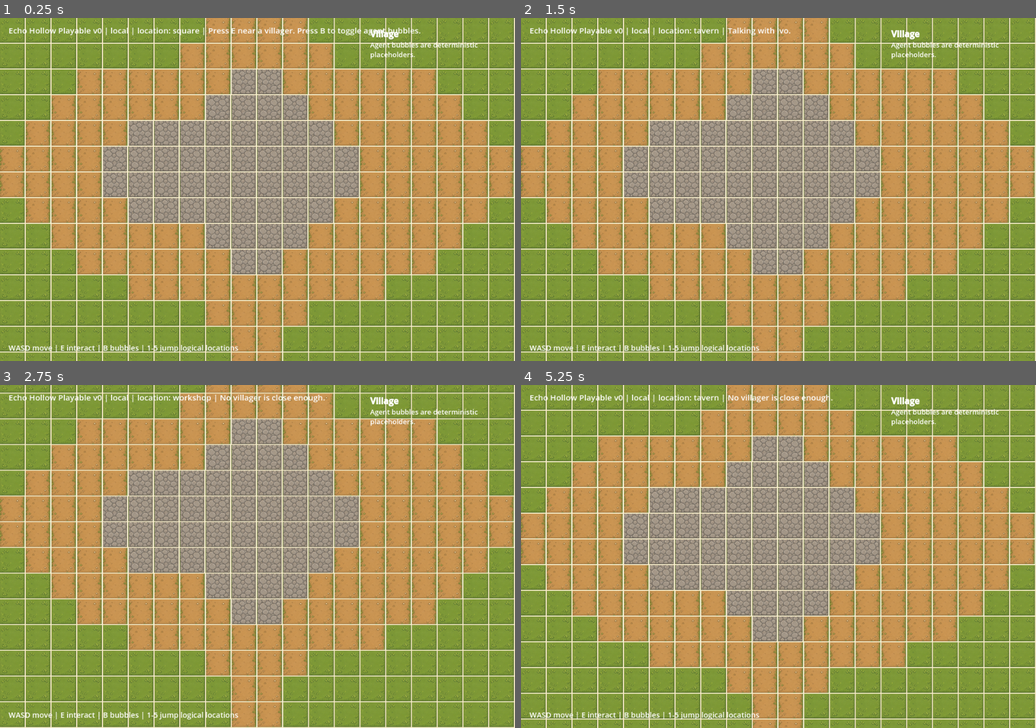
Above: before the commit, frames 1-4 (two rows, left to right).
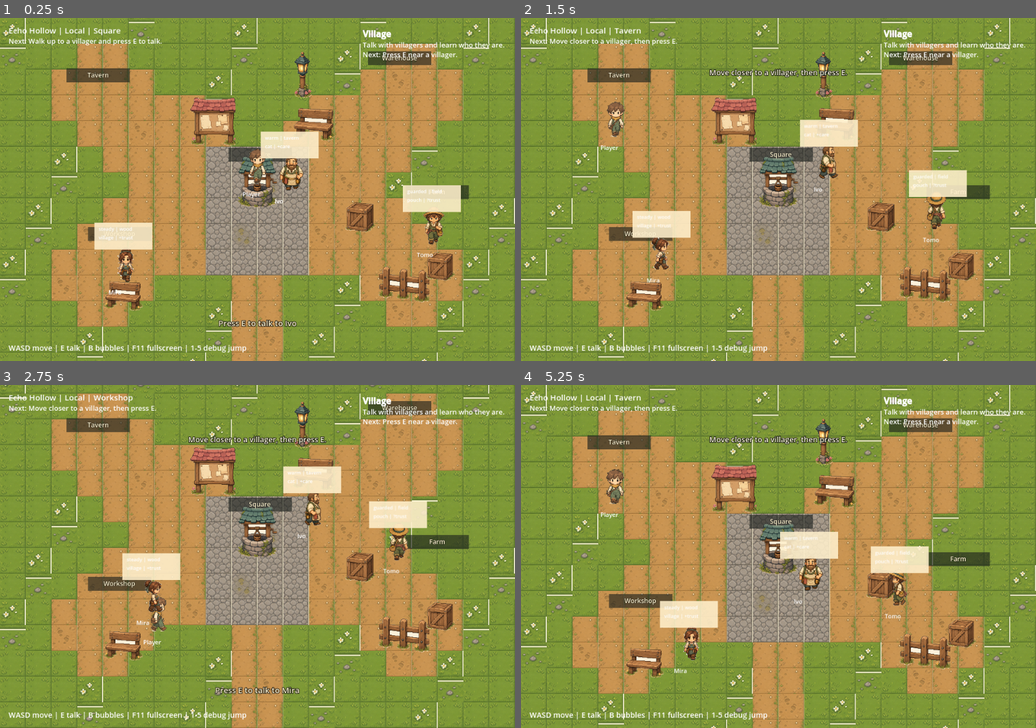
Above: after the commit, the same moments.

Repository: Wadu334/Echo-Hollow
Game: Godot game, scene res://scenes/main.tscn
The game is run twice, just before and just after one commit, with the same random seed, the same clock (stepped at 60 frames per second) and the same inputs.
Inputs:
- Up to frame 1 (0.25 s): no input
- Up to frame 2 (1.5 s): tap E at 0.5, 1.25 s; hold D 0.53-1.28 s; tap 1 at 0.6 s; tap 2 at 0.8, 1.35 s; hold S from 1.28 s (still down)
- Up to frame 3 (2.75 s): tap 3 at 1.55, 2.1 s; tap E at 2 s; release S at 2.03 s; hold D from 2.03 s (still down); tap 4 at 2.3 s
- Up to frame 4 (5.25 s): tap E at 2.75, 3.05, 3.5, 3.6, 4.25 s; release D at 2.78 s; hold W 2.78-3.53 s; tap 4 at 2.85 s; hold A 3.53-5.03 s; tap 1 at 3.8, 4.35 s; tap Escape at 4.15 s; tap 2 at 4.55, 5.1 s; hold S from 5.03 s (still down)

The runs differ from the first frame. In frame 1, 55% of the frame differs, in the area x 0-100%, y 0-100%; in frame 2, 54%; in frame 3, 53%; in frame 4, 56%.

Commit message:
Implement playable world v1 conversation baseline

Diff:
--- a/client/scripts/main.gd
+++ b/client/scripts/main.gd
@@ -5,6 +5,8 @@
 const VIEWPORT_SIZE := Vector2(960, 640)
 const WORLD_SIZE := Vector2(960, 672)
 const TILE_SIZE := 48
+const TILE_SOURCE_MARGIN := 2
+const TILE_SOURCE_SIZE := TILE_SIZE - TILE_SOURCE_MARGIN * 2
 const SPRITE_CELL_SIZE := 128
 const PLAYER_SPEED := 150.0
 const NPC_SPEED := 56.0
@@ -39,6 +41,14 @@
 	"ivo": "Ivo",
 }
 
+const LOCATION_NAMES := {
+	"square": "Square",
+	"tavern": "Tavern",
+	"farm": "Farm",
+	"workshop": "Workshop",
+	"warehouse": "Warehouse",
+}
+
 const LOCATION_CENTERS := {
 	"square": Vector2(480, 340),
 	"tavern": Vector2(176, 210),
@@ -53,6 +63,14 @@
 	"farm": Rect2(640, 330, 260, 250),
 	"workshop": Rect2(90, 420, 280, 210),
 	"warehouse": Rect2(650, 70, 250, 210),
+}
+
+const LOCATION_LABEL_OFFSETS := {
+	"square": Vector2(-54, -98),
+	"tavern": Vector2(-52, -116),
+	"farm": Vector2(-34, -118),
+	"workshop": Vector2(-66, -110),
+	"warehouse": Vector2(-74, -118),
 }
 
 const TILE_ATLAS := {
@@ -67,18 +85,18 @@
 }
 
 const MAP_ROWS := [
-	"ggggggggddddgggggggg",
-	"gggggggddddddggggggg",
-	"gggddddddssddddddggg",
+	"gggggggggggggggggggg",
+	"gggddggggggggggddggg",
+	"ggddddggggggggddddgg",
+	"ggddddddggggddddddgg",
+	"gggddddddggddddddggg",
+	"ggggddddssssddddgggg",
+	"gggggdddssssdddggggg",
+	"ggggddddssssddddgggg",
+	"gggdddddssssdddddggg",
 	"ggddddddssssddddddgg",
-	"gddddssssssssddddddg",
-	"ddddssssssssssdddddd",
-	"ddddssssssssssdddddd",
-	"gddddssssssssddddddg",
-	"ggddddddssssddddddgg",
-	"gggddddddssddddddggg",
-	"gggggddddddddddggggg",
-	"ggggggggddddgggggggg",
+	"ggddddgggddgggddddgg",
+	"gggddggggddggggddggg",
 	"gggggggggddggggggggg",
 	"gggggggggddggggggggg",
 ]
@@ -86,9 +104,9 @@
 const NPC_ROUTINES := {
 	"mira": [
 		Vector2(230, 500),
-		Vector2(315, 450),
-		Vector2(420, 395),
-		Vector2(350, 505),
+		Vector2(285, 462),
+		Vector2(315, 525),
+		Vector2(165, 520),
 	],
 	"tomo": [
 		Vector2(805, 430),
@@ -97,10 +115,10 @@
 		Vector2(790, 505),
 	],
 	"ivo": [
-		Vector2(176, 210),
-		Vector2(255, 285),
-		Vector2(405, 320),
-		Vector2(210, 345),
+		Vector2(540, 330),
+		Vector2(585, 300),
+		Vector2(535, 395),
+		Vector2(455, 310),
 	],
 }
 
@@ -108,7 +126,7 @@
 	"mira": {
 		"mood": "steady",
 		"memory": "wood",
-		"rumor": "seed",
+		"rumor": "village",
 		"relationship": "+trust",
 	},
 	"tomo": {
@@ -136,20 +154,30 @@
 var bubbles_visible := true
 var enable_server_connection := true
 var local_player_location := "square"
-var last_interaction_text := "Press E near a villager. Press B to toggle agent bubbles."
+var last_interaction_text := "Walk up to a villager and press E to talk."
+var active_dialogue_npc_id := ""
+var toast_timer := 0.0
 
 var player_body: CharacterBody2D
 var tile_texture: Texture2D
 var prop_texture: Texture2D
 
 @onready var world_root := Node2D.new()
+@onready var tile_root := Node2D.new()
 @onready var prop_root := Node2D.new()
 @onready var actor_root := Node2D.new()
 @onready var location_root := Node2D.new()
 @onready var ui_layer := CanvasLayer.new()
 @onready var status_label := Label.new()
+@onready var objective_label := Label.new()
 @onready var hint_label := Label.new()
 @onready var event_label := RichTextLabel.new()
+@onready var approach_label := Label.new()
+@onready var toast_label := Label.new()
+@onready var dialogue_panel := PanelContainer.new()
+@onready var dialogue_title_label := Label.new()
+@onready var dialogue_line_label := Label.new()
+@onready var dialogue_choices_box := VBoxContainer.new()
 
 
 func _ready() -> void:
@@ -162,7 +190,8 @@
 	if enable_server_connection:
 		_attempt_server_connection()
 	else:
-		status_label.text = "Playable local mode. WebSocket disabled for verification."
+		status_label.text = "Echo Hollow | Offline Demo | Square"
+		objective_label.text = "Server sync is disabled for verification."
 
 
 func _physics_process(delta: float) -> void:
@@ -171,11 +200,23 @@
 	_update_npc_routines(delta)
 	_update_player_location()
 	_update_status_label()
+	_update_approach_prompt()
+	_update_toast(delta)
 
 
 func _unhandled_input(event: InputEvent) -> void:
 	if event is InputEventKey and event.pressed and not event.echo:
+		if dialogue_panel.visible:
+			match event.keycode:
+				KEY_ESCAPE:
+					_close_dialogue()
+				KEY_1, KEY_2, KEY_3, KEY_4:
+					_choose_dialogue_by_number(event.keycode - KEY_1)
+			return
+
 		match event.keycode:
+			KEY_F11:
+				_toggle_fullscreen()
 			KEY_B:
 				bubbles_visible = not bubbles_visible
 				_update_bubble_visibility()
@@ -210,9 +251,11 @@
 func _attempt_server_connection() -> void:
 	var err := socket.connect_to_url(SERVER_URL)
 	if err != OK:
-		status_label.text = "Playable local mode. WebSocket connect failed: %s" % err
+		status_label.text = "Echo Hollow | Offline Demo | Square"
+		objective_label.text = "Server connection failed. Local movement is still available."
 	else:
-		status_label.text = "Playable local mode. Connecting to world server..."
+		status_label.text = "Echo Hollow | Connecting | Square"
+		objective_label.text = "Connecting to the village server..."
 
 
 func _poll_socket() -> void:
@@ -232,6 +275,7 @@
 
 func _build_world_scene() -> void:
 	add_child(world_root)
+	world_root.add_child(tile_root)
 	world_root.add_child(location_root)
 	world_root.add_child(prop_root)
 	world_root.add_child(actor_root)
@@ -246,17 +290,47 @@
 		var row: String = MAP_ROWS[y]
 		for x in row.length():
 			var key := row[x]
-			_add_tile(Vector2i(x, y), TILE_ATLAS.get(key, TILE_ATLAS["g"]))
+			var map_cell := Vector2i(x, y)
+			_add_tile(map_cell, _tile_atlas_for(key, map_cell))
+
+
+func _tile_atlas_for(key: String, map_cell: Vector2i) -> Vector2i:
+	var jitter: int = abs(map_cell.x * 17 + map_cell.y * 31) % 9
+	if key == "g" and jitter == 0:
+		return TILE_ATLAS["f"]
+	if key == "g" and jitter == 4:
+		return TILE_ATLAS["m"]
+	if key == "d" and jitter == 2:
+		return TILE_ATLAS["r"]
+	if key == "s" and jitter == 5:
+		return TILE_ATLAS["c"]
+	return TILE_ATLAS.get(key, TILE_ATLAS["g"])
 
 
 func _add_tile(map_cell: Vector2i, atlas_cell: Vector2i) -> void:
 	var tile := Sprite2D.new()
 	tile.texture = tile_texture
 	tile.region_enabled = true
-	tile.region_rect = Rect2(atlas_cell.x * TILE_SIZE, atlas_cell.y * TILE_SIZE, TILE_SIZE, TILE_SIZE)
+	var region_origin := Vector2(
+		atlas_cell.x * TILE_SIZE + TILE_SOURCE_MARGIN,
+		atlas_cell.y * TILE_SIZE + TILE_SOURCE_MARGIN
+	)
+	tile.region_rect = Rect2(region_origin, Vector2(TILE_SOURCE_SIZE, TILE_SOURCE_SIZE))
 	tile.position = Vector2(map_cell.x * TILE_SIZE + TILE_SIZE / 2, map_cell.y * TILE_SIZE + TILE_SIZE / 2)
+	tile.scale = Vector2(
+		float(TILE_SIZE) / float(TILE_SOURCE_SIZE),
+		float(TILE_SIZE) / float(TILE_SOURCE_SIZE)
+	)
 	tile.texture_filter = CanvasItem.TEXTURE_FILTER_NEAREST
-	world_root.add_child(tile)
+	tile_root.add_child(tile)
+
+
+func _toggle_fullscreen() -> void:
+	var mode := DisplayServer.window_get_mode()
+	if mode == DisplayServer.WINDOW_MODE_FULLSCREEN or mode == DisplayServer.WINDOW_MODE_EXCLUSIVE_FULLSCREEN:
+		DisplayServer.window_set_mode(DisplayServer.WINDOW_MODE_WINDOWED)
+	else:
+		DisplayServer.window_set_mode(DisplayServer.WINDOW_MODE_FULLSCREEN)
 
 
 func _build_location_markers() -> void:
@@ -267,6 +341,31 @@
 		location_root.add_child(marker)
 		location_nodes[location_id] = marker
 		location_positions[location_id] = LOCATION_CENTERS[location_id]
+		_add_location_sign(location_id, marker)
+
+
+func _add_location_sign(location_id: String, marker: Node2D) -> void:
+	var sign := Node2D.new()
+	sign.name = "%s_sign" % location_id
+	sign.position = LOCATION_LABEL_OFFSETS.get(location_id, Vector2(-54, -96))
+	marker.add_child(sign)
+
+	var bg := ColorRect.new()
+	bg.color = Color(0.10, 0.12, 0.11, 0.62)
+	bg.size = Vector2(118, 26)
+	bg.position = Vector2.ZERO
+	sign.add_child(bg)
+
+	var label := Label.new()
+	label.text = LOCATION_NAMES.get(location_id, location_id.capitalize())
+	label.size = bg.size
+	label.horizontal_alignment = HORIZONTAL_ALIGNMENT_CENTER
+	label.vertical_alignment = VERTICAL_ALIGNMENT_CENTER
+	label.add_theme_font_size_override("font_size", 12)
+	label.add_theme_color_override("font_color", Color(1.0, 0.96, 0.82, 1.0))
+	label.add_theme_color_override("font_outline_color", Color(0.0, 0.0, 0.0, 0.8))
+	label.add_theme_constant_override("outline_size", 2)
+	sign.add_child(label)
 
 
 func _build_props() -> void:
@@ -308,20 +407,77 @@
 
 	status_label.position = Vector2(16, 12)
 	status_label.add_theme_font_size_override("font_size", 15)
-	status_label.text = "Playable local mode."
+	status_label.text = "Echo Hollow | Local | Square"
 	ui_layer.add_child(status_label)
+
+	objective_label.position = Vector2(16, 34)
+	objective_label.add_theme_font_size_override("font_size", 13)
+	objective_label.text = "Next: Walk up to a villager and press E to talk."
+	ui_layer.add_child(objective_label)
 
 	hint_label.position = Vector2(16, 606)
 	hint_label.add_theme_font_size_override("font_size", 14)
-	hint_label.text = "WASD move | E interact | B bubbles | 1-5 jump logical locations"
+	hint_label.text = "WASD move | E talk | B bubbles | F11 fullscreen | 1-5 debug jump"
 	ui_layer.add_child(hint_label)
 
-	event_label.position = Vector2(690, 18)
-	event_label.size = Vector2(252, 180)
+	event_label.position = Vector2(676, 18)
+	event_label.size = Vector2(270, 190)
 	event_label.bbcode_enabled = true
 	event_label.add_theme_font_size_override("normal_font_size", 13)
-	event_label.text = "[b]Village[/b]\nAgent bubbles are deterministic placeholders."
+	event_label.text = "[b]Village[/b]\nTalk with villagers and learn who they are.\nNext: Press E near a villager."
 	ui_layer.add_child(event_label)
+
+	approach_label.position = Vector2(300, 558)
+	approach_label.size = Vector2(360, 28)
+	approach_label.horizontal_alignment = HORIZONTAL_ALIGNMENT_CENTER
+	approach_label.add_theme_font_size_override("font_size", 15)
+	approach_label.add_theme_color_override("font_color", Color(1.0, 0.96, 0.82, 1.0))
+	approach_label.add_theme_color_override("font_outline_color", Color(0.0, 0.0, 0.0, 0.9))
+	approach_label.add_theme_constant_override("outline_size", 4)
+	approach_label.visible = false
+	ui_layer.add_child(approach_label)
+
+	toast_label.position = Vector2(290, 92)
+	toast_label.size = Vector2(380, 42)
+	toast_label.horizontal_alignment = HORIZONTAL_ALIGNMENT_CENTER
+	toast_label.add_theme_font_size_override("font_size", 14)
+	toast_label.add_theme_color_override("font_color", Color(1.0, 0.98, 0.88, 1.0))
+	toast_label.add_theme_color_override("font_outline_color", Color(0.0, 0.0, 0.0, 0.9))
+	toast_label.add_theme_constant_override("outline_size", 4)
+	toast_label.visible = false
+	ui_layer.add_child(toast_label)
+
+	_build_dialogue_ui()
+
+
+func _build_dialogue_ui() -> void:
+	dialogue_panel.position = Vector2(210, 414)
+	dialogue_panel.size = Vector2(540, 176)
+	dialogue_panel.visible = false
+	ui_layer.add_child(dialogue_panel)
+
+	var margin := MarginContainer.new()
+	margin.add_theme_constant_override("margin_left", 14)
+	margin.add_theme_constant_override("margin_top", 10)
+	margin.add_theme_constant_override("margin_right", 14)
+	margin.add_theme_constant_override("margin_bottom", 12)
+	dialogue_panel.add_child(margin)
+
+	var layout := VBoxContainer.new()
+	layout.add_theme_constant_override("separation", 7)
+	margin.add_child(layout)
+
+	dialogue_title_label.add_theme_font_size_override("font_size", 16)
+	dialogue_title_label.add_theme_color_override("font_color", Color(0.18, 0.13, 0.08, 1.0))
+	layout.add_child(dialogue_title_label)
+
+	dialogue_line_label.autowrap_mode = TextServer.AUTOWRAP_WORD_SMART
+	dialogue_line_label.add_theme_font_size_override("font_size", 13)
+	dialogue_line_label.add_theme_color_override("font_color", Color(0.20, 0.16, 0.12, 1.0))
+	layout.add_child(dialogue_line_label)
+
+	dialogue_choices_box.add_theme_constant_override("separation", 5)
+	layout.add_child(dialogue_choices_box)
 
 
 func _spawn_player() -> void:
@@ -426,6 +582,10 @@
 func _update_player_movement(delta: float) -> void:
 	if player_body == null:
 		return
+	if dialogue_panel.visible:
+		player_body.velocity = Vector2.ZERO
+		_update_actor_animation("player", Vector2.ZERO, delta)
+		return
 
 	var input_vector := Vector2.ZERO
 	if Input.is_key_pressed(KEY_W):
@@ -537,6 +697,28 @@
 
 
 func _interact_with_nearest_npc() -> void:
+	var nearest_id := _nearest_talkable_npc_id()
+	if nearest_id == "":
+		last_interaction_text = "Move closer to a villager, then press E."
+		_show_toast(last_interaction_text)
+		return
+
+	last_interaction_text = "Opening conversation with %s..." % ACTOR_NAMES[nearest_id]
+	_send_interact_npc(nearest_id)
+
+
+func _update_status_label() -> void:
+	var connection_text := "Online" if connected else "Local"
+	status_label.text = "Echo Hollow | %s | %s" % [
+		connection_text,
+		_pretty_location(local_player_location),
+	]
+	objective_label.text = "Next: %s" % _current_player_prompt()
+
+
+func _nearest_talkable_npc_id() -> String:
+	if player_body == null:
+		return ""
 	var nearest_id := ""
 	var nearest_distance := INF
 	for npc_id in ["mira", "tomo", "ivo"]:
@@ -547,22 +729,35 @@
 		if distance < nearest_distance:
 			nearest_distance = distance
 			nearest_id = npc_id
-
-	if nearest_id == "" or nearest_distance > INTERACTION_DISTANCE:
-		last_interaction_text = "No villager is close enough."
-		return
-
-	last_interaction_text = "Talking with %s." % ACTOR_NAMES[nearest_id]
-	_send_interact_npc(nearest_id)
-
-
-func _update_status_label() -> void:
-	var connection_text := "online" if connected else "local"
-	status_label.text = "Echo Hollow Playable v0 | %s | location: %s | %s" % [
-		connection_text,
-		local_player_location,
-		last_interaction_text,
-	]
+	if nearest_distance <= INTERACTION_DISTANCE:
+		return nearest_id
+	return ""
+
+
+func _update_approach_prompt() -> void:
+	if dialogue_panel.visible:
+		approach_label.visible = false
+		return
+	var nearest_id := _nearest_talkable_npc_id()
+	if nearest_id == "":
+		approach_label.visible = false
+		return
+	approach_label.text = "Press E to talk to %s" % ACTOR_NAMES.get(nearest_id, nearest_id.capitalize())
+	approach_label.visible = true
+
+
+func _update_toast(delta: float) -> void:
+	if toast_timer <= 0.0:
+		return
+	toast_timer -= delta
+	if toast_timer <= 0.0:
+		toast_label.visible = false
+
+
+func _show_toast(text: String) -> void:
+	toast_label.text = text
+	toast_label.visible = true
+	toast_timer = 3.0
 
 
 func _apply_server_message(message: Dictionary) -> void:
@@ -575,14 +770,76 @@
 	elif message.get("type") == "world_diff":
 		_merge_world_diff(payload)
 	elif message.get("type") == "dialogue_opened":
-		last_interaction_text = "%s: %s" % [message.get("speaker", "Villager"), message.get("line", "")]
+		last_interaction_text = "%s says: %s" % [message.get("speaker", "Villager"), message.get("line", "")]
+		_show_dialogue(message)
+	elif message.get("type") == "dialogue_result":
+		last_interaction_text = str(message.get("display_text", message.get("toast", "Choice noted.")))
+		var result_diff = message.get("world_diff", {})
+		if typeof(result_diff) == TYPE_DICTIONARY:
+			_merge_world_diff(result_diff)
+		_show_dialogue_result(message)
 	elif message.get("type") == "interaction_denied":
 		last_interaction_text = str(message.get("display_text", "Not close enough."))
+		_show_toast(last_interaction_text)
 	else:
 		return
 
 	_sync_bubbles_from_world()
 	_render_events(world_data.get("latest_events", []))
+
+
+func _show_dialogue(message: Dictionary) -> void:
+	active_dialogue_npc_id = str(message.get("npc_id", ""))
+	dialogue_title_label.text = str(message.get("speaker", "Villager"))
+	dialogue_line_label.text = str(message.get("line", "Hello."))
+	_rebuild_dialogue_choices(message.get("choices", []))
+	dialogue_panel.visible = true
+	approach_label.visible = false
+
+
+func _show_dialogue_result(message: Dictionary) -> void:
+	var text := str(message.get("display_text", message.get("toast", "Choice noted.")))
+	dialogue_line_label.text = text
+	_show_toast(text)
+	if str(message.get("choice_id", "")) == "goodbye":
+		_close_dialogue()
+
+
+func _rebuild_dialogue_choices(choices: Variant) -> void:
+	for child in dialogue_choices_box.get_children():
+		child.queue_free()
+	if typeof(choices) != TYPE_ARRAY:
+		return
+	for index in choices.size():
+		var choice = choices[index]
+		if typeof(choice) != TYPE_DICTIONARY:
+			continue
+		var choice_id := str(choice.get("choice_id", ""))
+		var text := str(choice.get("text", choice_id.capitalize()))
+		var button := Button.new()
+		button.text = "%d. %s" % [index + 1, text]
+		button.focus_mode = Control.FOCUS_NONE
+		button.custom_minimum_size = Vector2(0, 28)
+		button.pressed.connect(_on_dialogue_choice_pressed.bind(choice_id))
+		dialogue_choices_box.add_child(button)
+
+
+func _on_dialogue_choice_pressed(choice_id: String) -> void:
+	_send_dialogue_choice(choice_id)
+
+
+func _choose_dialogue_by_number(index: int) -> void:
+	if index < 0 or index >= dialogue_choices_box.get_child_count():
+		return
+	var button = dialogue_choices_box.get_child(index)
+	if button is Button:
+		(button as Button).emit_signal("pressed")
+
+
+func _close_dialogue() -> void:
+	dialogue_panel.visible = false
+	active_dialogue_npc_id = ""
+	last_interaction_text = "Walk up to a villager and press E to talk."
 
 
 func _merge_world_diff(diff: Dictionary) -> void:
@@ -634,30 +891,81 @@
 
 
 func _render_events(events: Array) -> void:
-	var phase := str(world_data.get("episode_phase", "-"))
 	var presentation: Dictionary = world_data.get("presentation", {})
+	var title := "Village"
+	var phase_text := "Talk with villagers and learn who they are."
+	var toasts = presentation.get("toasts", [])
 	var lines: Array[String] = [
-		"[b]Village[/b]",
-		str(presentation.get("event_phase_text", "Playable local slice")),
-		"Phase: %s" % phase,
-		"Latest: %s" % _latest_action_summary(),
-		"",
-		"[b]Events[/b]",
+		"[b]%s[/b]" % title,
+		phase_text,
+		"Next: %s" % _current_player_prompt(),
 	]
+	if typeof(toasts) == TYPE_ARRAY and not toasts.is_empty():
+		lines.append("Update: %s" % str(toasts[toasts.size() - 1]))
+	lines.append("")
+	lines.append("[b]Recent[/b]")
 	for event in events.slice(maxi(0, events.size() - 4), events.size()):
 		if typeof(event) == TYPE_DICTIONARY:
-			lines.append("%s  %s" % [event.get("world_time", ""), event.get("type", "")])
+			lines.append("%s  %s" % [
+				event.get("world_time", ""),
+				_event_display_label(str(event.get("type", ""))),
+			])
 	event_label.text = "\n".join(lines)
 
 
-func _latest_action_summary() -> String:
-	var actions = world_data.get("action_queue", [])
-	if typeof(actions) != TYPE_ARRAY or actions.is_empty():
-		return "-"
-	var latest_action = actions[actions.size() - 1]
-	if typeof(latest_action) != TYPE_DICTIONARY:
-		return "-"
-	return "%s %s" % [latest_action.get("status", "-"), latest_action.get("tool_name", "-")]
+func _current_player_prompt() -> String:
+	if dialogue_panel.visible:
+		return "Choose a topic, or press Esc to close the conversation."
+	if not last_interaction_text.is_empty():
+		return last_interaction_text
+	var player = world_data.get("player", {})
+	if typeof(player) == TYPE_DICTIONARY:
+		var notes = player.get("notes", [])
+		if typeof(notes) == TYPE_ARRAY and not notes.is_empty():
+			return "You learned something new. Talk to another villager."
+	return "Walk up to a villager and press E to talk."
+
+
+func _event_display_label(event_type: String) -> String:
+	match event_type:
+		"world_started":
+			return "The village day begins."
+		"player_moved":
+			return "You changed location."
+		"player_interacted_npc":
+			return "Conversation started."
+		"dialogue_choice_selected":
+			return "You answered."
+		"player_note_added":
+			return "You learned something new."
+		"memory_written":
+			return "Someone remembered something."
+		"relationship_changed":
+			return "A relationship shifted."
+		"rumor_spread":
+			return "A rumor spread."
+		"npc_schedule_changed":
+			return "A villager changed plans."
+		"evidence_found":
+			return "Something interesting was found."
+		_:
+			return event_type.replace("_", " ").capitalize()
+
+
+func _pretty_location(location_id: String) -> String:
+	match location_id:
+		"square":
+			return "Square"
+		"tavern":
+			return "Tavern"
+		"farm":
+			return "Farm"
+		"workshop":
+			return "Workshop"
+		"warehouse":
+			return "Warehouse"
+		_:
+			return location_id.capitalize()
 
 
 func _send_location_entered(location_id: String) -> void:
@@ -671,9 +979,23 @@
 
 func _send_interact_npc(npc_id: String) -> void:
 	if socket.get_ready_state() != WebSocketPeer.STATE_OPEN:
+		_show_toast("Village server is not connected yet.")
 		return
 	socket.send_text(JSON.stringify({
 		"type": "player_interact_npc",
 		"npc_id": npc_id,
 		"interaction": "talk",
 	}))
+
+
+func _send_dialogue_choice(choice_id: String) -> void:
+	if active_dialogue_npc_id == "":
+		return
+	if socket.get_ready_state() != WebSocketPeer.STATE_OPEN:
+		_show_toast("Village server is not connected yet.")
+		return
+	socket.send_text(JSON.stringify({
+		"type": "dialogue_choice",
+		"npc_id": active_dialogue_npc_id,
+		"choice_id": choice_id,
+	}))
--- a/client/tests/verify_client.gd
+++ b/client/tests/verify_client.gd
@@ -20,6 +20,9 @@
 	await physics_frame
 
 	_expect(main.location_nodes.size() == 5, "Expected 5 logical location markers.")
+	for location_id in ["square", "tavern", "farm", "workshop", "warehouse"]:
+		var marker = main.location_nodes.get(location_id)
+		_expect(marker != null and marker.has_node("%s_sign" % location_id), "Expected %s location sign." % location_id)
 	_expect(main.actor_nodes.has("player"), "Expected player node.")
 	_expect(main.actor_nodes.has("mira"), "Expected Mira node.")
 	_expect(main.actor_nodes.has("tomo"), "Expected Tomo node.")
@@ -38,6 +41,14 @@
 		_expect(npc.has_node("StateBubble"), "Expected %s state bubble." % npc_id)
 		_expect(npc.get_node("StateBubble").visible, "Expected %s state bubble visible." % npc_id)
 
+	_expect(
+		player.position.distance_to(main.actor_nodes["ivo"].position) <= main.INTERACTION_DISTANCE,
+		"Expected Ivo to be the first talkable NPC near the spawn point."
+	)
+	main._update_approach_prompt()
+	_expect(main.approach_label.visible, "Expected a visible talk prompt near the first NPC.")
+	_expect("Ivo" in main.approach_label.text, "Expected the first talk prompt to name Ivo.")
+
 	_expect(main.prop_root.get_child_count() >= 6, "Expected collision props.")
 	_expect(main.tile_texture != null, "Expected tile texture.")
 	_expect(main.prop_texture != null, "Expected prop texture.")
@@ -74,6 +85,45 @@
 	await process_frame
 	var player_state: Dictionary = main.world_data.get("player", {})
 	_expect(player_state.get("current_location", "") == "square", "Expected server state merge, got %s." % str(player_state))
+
+	main._apply_server_message({
+		"type": "dialogue_opened",
+		"npc_id": "mira",
+		"speaker": "Mira",
+		"line": "Good to see you.",
+		"choices": [
+			{"choice_id": "greet", "text": "Greet"},
+			{"choice_id": "ask_about_work", "text": "Ask About Work"},
+			{"choice_id": "ask_about_village", "text": "Ask About Village"},
+			{"choice_id": "goodbye", "text": "Goodbye"},
+		],
+	})
+	await process_frame
+	_expect(main.dialogue_panel.visible, "Expected dialogue panel to open.")
+	_expect(main.active_dialogue_npc_id == "mira", "Expected active dialogue NPC.")
+	_expect(main.dialogue_choices_box.get_child_count() == 4, "Expected four normal dialogue choices.")
+
+	main._apply_server_message({
+		"type": "dialogue_result",
+		"npc_id": "mira",
+		"choice_id": "ask_about_work",
+		"display_text": "Mira says the workshop is quiet.",
+		"world_diff": _world_state(),
+	})
+	await process_frame
+	_expect(main.toast_label.visible, "Expected toast after dialogue choice.")
+	_expect("workshop" in main.dialogue_line_label.text, "Expected dialogue result text in panel.")
+
+	main._apply_server_message({
+		"type": "dialogue_result",
+		"npc_id": "mira",
+		"choice_id": "goodbye",
+		"display_text": "You step back from Mira's workbench.",
+		"world_diff": _world_state(),
+	})
+	await process_frame
+	_expect(not main.dialogue_panel.visible, "Expected goodbye to close the dialogue panel.")
+	_expect(main.active_dialogue_npc_id == "", "Expected active dialogue NPC to clear after goodbye.")
 
 	if not failures.is_empty():
 		for failure in failures:
@@ -103,7 +153,7 @@
 		"npcs": {
 			"mira": _npc("mira", "Mira", "workshop", "steady"),
 			"tomo": _npc("tomo", "Tomo", "farm", "guarded"),
-			"ivo": _npc("ivo", "Ivo", "tavern", "warm"),
+			"ivo": _npc("ivo", "Ivo", "square", "warm"),
 		},
 		"latest_events": [
 			{
Not shown, changed: backend/app/world.py
Not shown, changed: backend/tests/test_playable_world_backend.py
Not shown, changed: backend/tests/test_world.py
Not shown, changed: client/README.md
Not shown, changed: docs/current-state.md
Not shown, changed: docs/implementation-pack.md
Not shown, changed: docs/specs/12-playable-world-backend-support.md
Not shown, added: docs/specs/14-playable-world-v1-goal.md
